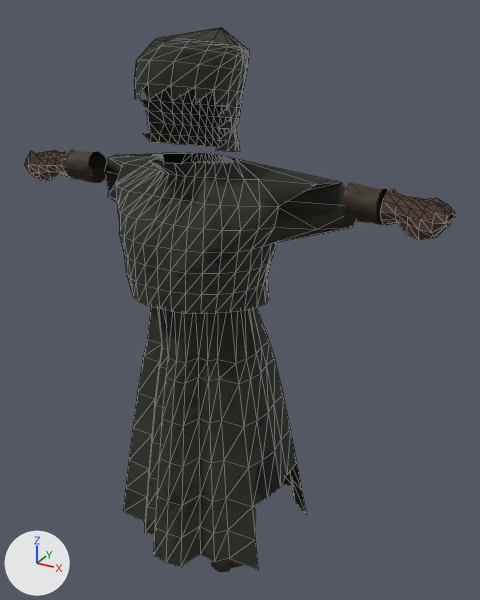
An edit to the glTF model src/assets/loot/carriers-witch.glb, drawn before and after from the same camera.
Both versions are drawn from a camera (50 mm lens) standing at (1.085, -1.713, 1.947) and looking at (0.084, 0.109, 1.036). Every picture has the same lights, and +X, +Y and +Z are marked at lower left. The older version comes first. Mesh edges are drawn as thin lines on the coarser meshes. Where no turn or scale is listed for an object, it has been applied to the vertices. Vertices at exactly the same position are counted once.

Objects in the first picture: 'witch.Arms.WitchLeather', 'witch.Body.WitchCloth', 'witch.Helmet.WitchCloth', '~kit.Gloves.Leather' and 2 more.
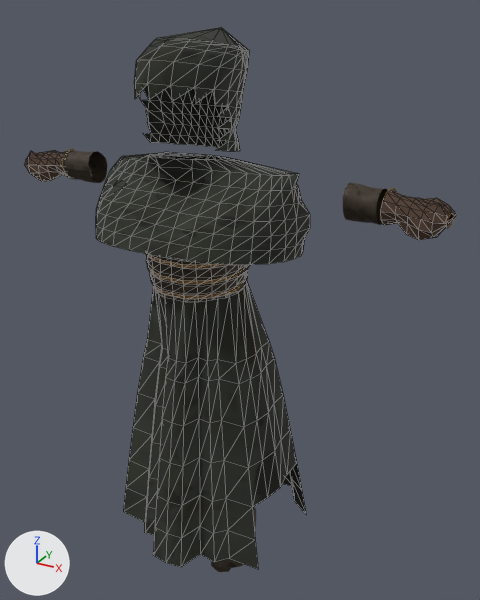
Location of each change, [x1, y1, x2, y2] in pixels of the pictures (480 x 600 px; the box of a moved part takes in the faces that stretch with it):
'witch.Helmet.WitchCloth', reshaped (15% narrower, 17% shorter)
    before: [105, 27, 356, 314]
    after: [96, 27, 310, 265]
part 1 of me_mesh_5, moved or reshaped
    before: [105, 153, 356, 314]
    after: [96, 152, 310, 265]
'witch.Body.WitchLeather', unchanged, uncovered by the edit
    after: [146, 255, 248, 302]

The change, as a diff of the scene's bpy script:
```diff
--- a/src/assets/loot/carriers-witch.glb.py
+++ b/src/assets/loot/carriers-witch.glb.py
@@ me_mesh_5 @@
 # used by ob_witch_helmet_witchcloth; location = (0.0, 0.0, 0.025)
-me_mesh_5.from_pydata(...)  # 476 vertices, 841 faces; spans x -0.481..0.484, y -0.241..0.292, z 1.058..1.869
+me_mesh_5.from_pydata(...)  # 476 vertices, 841 faces; spans x -0.331..0.331, y -0.284..0.292, z 1.205..1.869
+# me_mesh_5 part 1: 254 of 476 vertices moved; they spanned x -0.481..0.484, y -0.241..0.19, z 1.058..1.531 and now span x -0.331..0.331, y -0.284..0.219, z 1.205..1.547; mean shift (-0.001, 0.007, 0.08); largest move (-0.154, -0.169, 1.092) -> (-0.235, -0.223, 1.276)
 me_mesh_5.materials.append(mat_witchcloth)
```
